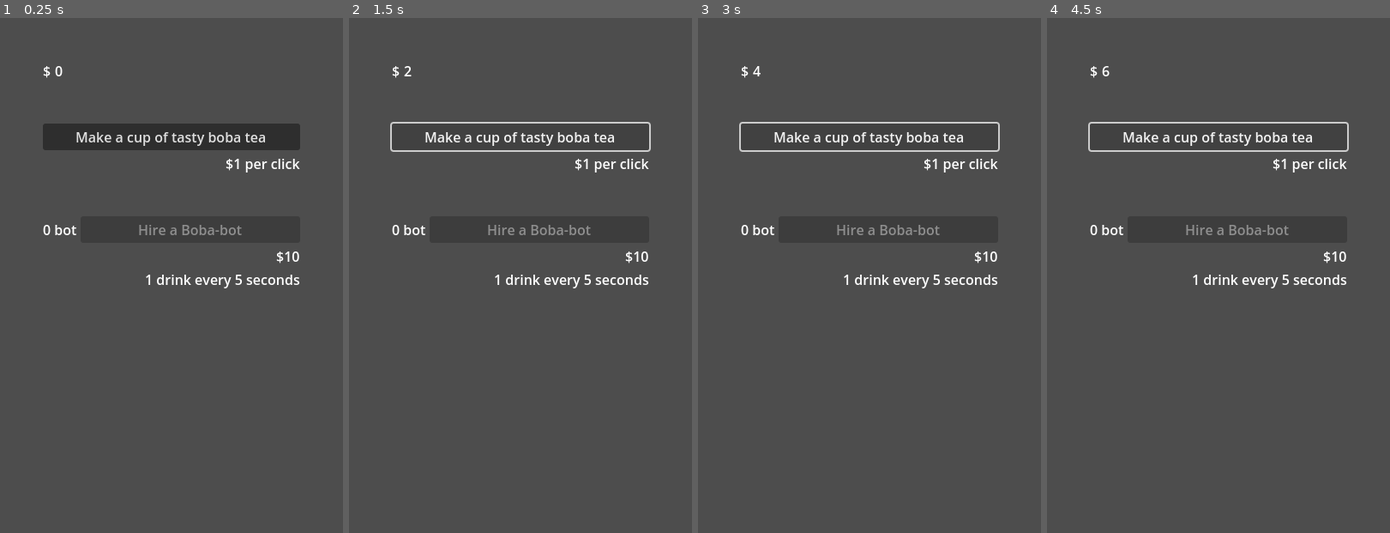
Above: before the commit, frames 1-4 (left to right).
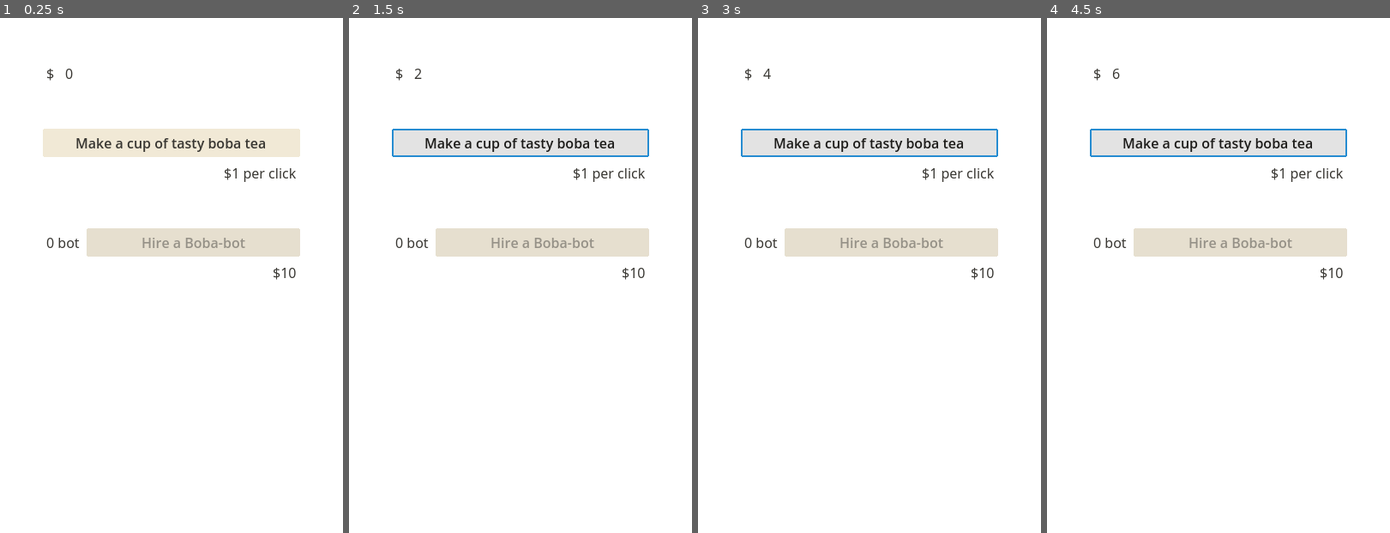
Above: after the commit, the same moments.

Repository: prutmongkol/simple-clicker
Game: Godot game, scene res://main.tscn
Two runs of this game, one before a commit and one after it. Both use one fixed random seed, a clock stepped at 60 frames per second and the inputs below. The project has no main scene, so this scene is started directly.
Inputs:
- Up to frame 1 (0.25 s): no input
- Up to frame 2 (1.5 s): click "Make a cup of tasty boba tea" at 0.5 s; click "Make a cup of tasty boba tea" at 1.25 s
- Up to frame 3 (3 s): click "Make a cup of tasty boba tea" at 2 s; tap Enter at 2.75 s
- Up to frame 4 (4.5 s): tap Space at 3.5 s; tap Enter at 4.25 s

The runs differ from the first frame. In frame 1, 99% of the frame differs, in the area x 0-100%, y 0-100%; in frame 2, 99%; in frame 3, 99%; in frame 4, 99%.

Commit message:
add progress bar

Diff:
--- a/main.gd
+++ b/main.gd
@@ -5,6 +5,9 @@
 @onready var bot_count_label: Label = %BotCountLabel
 @onready var hire_boba_bot_button: Button = %HireBobaBotButton
 @onready var bot_cost_label: Label = %BotCostLabel
+@onready var bot_label: Label = %BotLabel
+@onready var bot_progress_bar: ProgressBar = %BotProgressBar
+
 
 var money = 0
 var bot_count = 0
@@ -13,6 +16,13 @@
 var elapsed_time = 0.0
 
 
+func handle_bot(delta: float) -> void:
+	elapsed_time += delta
+	bot_progress_bar.value = elapsed_time / bot_update_rate * 100
+	if elapsed_time >= bot_update_rate:
+		elapsed_time -= bot_update_rate
+		money += bot_count
+
 # Called when the node enters the scene tree for the first time.
 func _ready() -> void:
 	pass # Replace with function body.
@@ -20,15 +30,16 @@
 
 # Called every frame. 'delta' is the elapsed time since the previous frame.
 func _process(delta: float) -> void:
-	elapsed_time += delta
-	if elapsed_time >= bot_update_rate:
-		elapsed_time -= bot_update_rate
-		money += bot_count
+	if bot_count > 0:
+		handle_bot(delta)
 
 	hire_boba_bot_button.disabled = money < bot_cost
+	bot_label.visible = bot_count > 0
+	bot_progress_bar.visible = bot_count > 0
 
 	money_label.text = str(money)
 	bot_count_label.text = str(bot_count) + " bot" if bot_count <= 1 else str(bot_count) + " bots"
+	bot_label.text = str(bot_count) + " cup every 5 seconds" if bot_count <= 1 else str(bot_count) + " cups every 5 seconds"
 
 
 func _on_make_a_drink_button_button_up() -> void:
--- a/main.tscn
+++ b/main.tscn
@@ -1,11 +1,18 @@
-[gd_scene load_steps=2 format=3 uid="uid://chubhswcrpxef"]
+[gd_scene load_steps=3 format=3 uid="uid://chubhswcrpxef"]
 
 [ext_resource type="Script" path="res://main.gd" id="1_1lbpy"]
+[ext_resource type="Theme" uid="uid://csjh4578yf0ar" path="res://main.theme" id="1_k65k0"]
 
 [node name="main" type="Control"]
 layout_mode = 3
 anchors_preset = 0
+theme = ExtResource("1_k65k0")
 script = ExtResource("1_1lbpy")
+
+[node name="ColorRect" type="ColorRect" parent="."]
+layout_mode = 0
+offset_right = 400.0
+offset_bottom = 600.0
 
 [node name="VBoxContainer" type="VBoxContainer" parent="."]
 layout_mode = 1
@@ -66,9 +73,15 @@
 horizontal_alignment = 2
 
 [node name="BotLabel" type="Label" parent="VBoxContainer/BobaBotContainer"]
+unique_name_in_owner = true
 layout_mode = 2
 text = "1 drink every 5 seconds"
 horizontal_alignment = 2
 
+[node name="BotProgressBar" type="ProgressBar" parent="VBoxContainer/BobaBotContainer"]
+unique_name_in_owner = true
+layout_mode = 2
+show_percentage = false
+
 [connection signal="button_up" from="VBoxContainer/MakeADrinkContainer/MakeADrinkButton" to="." method="_on_make_a_drink_button_button_up"]
 [connection signal="button_up" from="VBoxContainer/BobaBotContainer/HBoxContainer/HireBobaBotButton" to="." method="_on_hire_boba_bot_button_button_up"]
--- a/project.godot
+++ b/project.godot
@@ -10,7 +10,7 @@
 
 [application]
 
-config/name="Simple Clicker"
+config/name="Boba Clicker"
 config/features=PackedStringArray("4.3", "GL Compatibility")
 config/icon="res://icon.svg"
 
